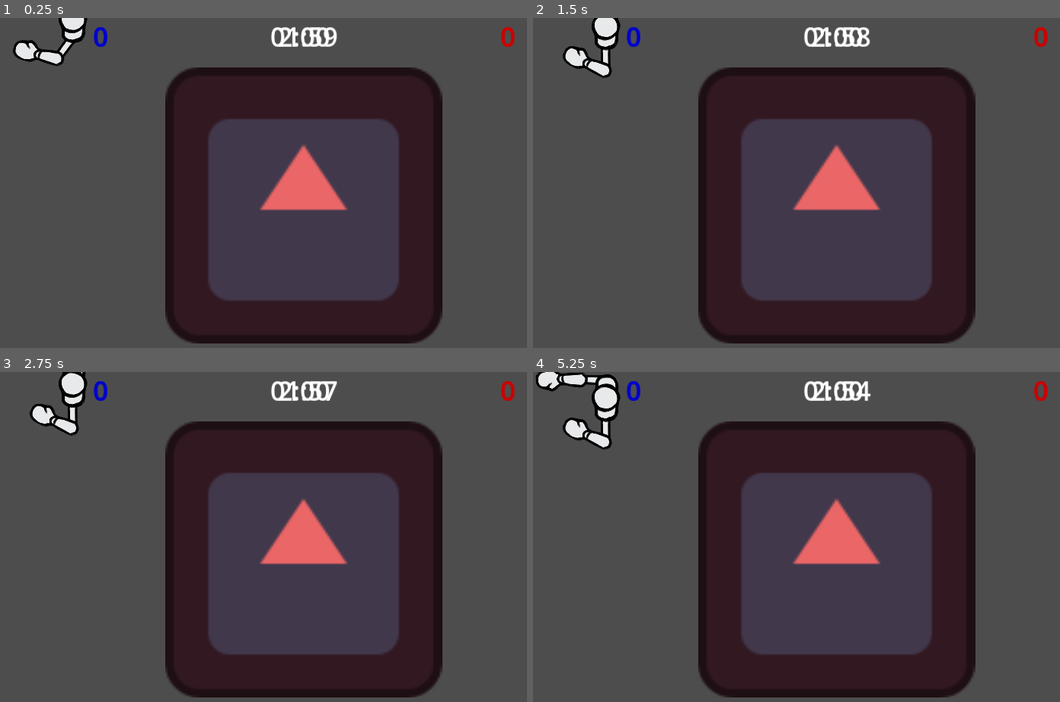
Above: before the commit, frames 1-4 (two rows, left to right).
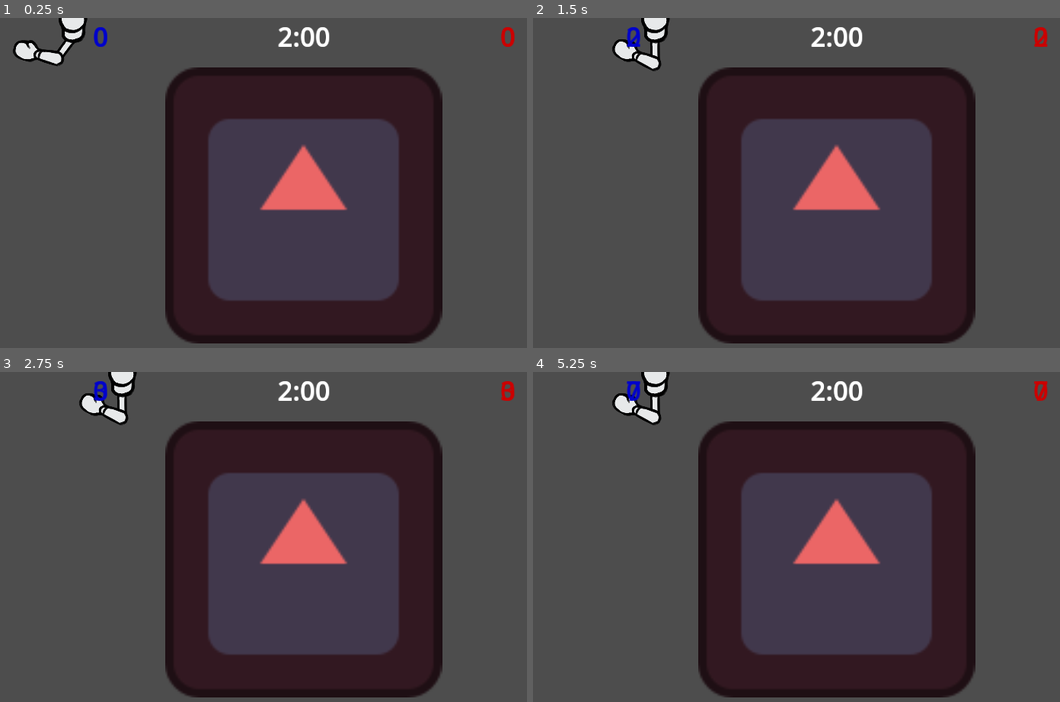
Above: after the commit, the same moments.

Repository: Eefschmeef2310/GDS1-Lab4
Game: Godot game, scene res://scenes/gamemodes/versus.tscn
Same seed, same stepped clock (60 frames per second), same inputs: the game is played once before the commit and once after it. This scene is started directly instead of the project's main scene. The engine's default icon, where the game draws it, is replaced by a stand-in: a white triangle on a blue panel in a dark square.
Inputs:
- Up to frame 1 (0.25 s): no input
- Up to frame 2 (1.5 s): tap Down (p2_down) at 0.6, 1.35 s
- Up to frame 3 (2.75 s): tap Enter at 2 s; tap Down (p2_down) at 2.1 s
- Up to frame 4 (5.25 s): tap Down (p2_down) every 0.75 s from 2.85 to 5.1 s; tap Space at 3.5 s; tap Enter at 5 s

The runs differ from the first frame. In frame 1, 0.3% of the frame differs, in the area x 51-65%, y 2-9%; in frame 2, 2.2%; in frame 3, 2.2%; in frame 4, 2.8%, in the area x 0-98%, y 0-24%.
Error before the commit: Invalid access to property or key 'time_left' on a base object of type 'null instance'. (res://scenes/ui/ui.gd:30)

Commit message:
Fixed knock back (no longer left)

Diff:
--- a/movement_bases/movement_base.gd
+++ b/movement_bases/movement_base.gd
@@ -18,7 +18,11 @@
 
 #region Godot methods
 func _physics_process(_delta):
-	owner.velocity = direction * speed if can_input else Vector2(owner.up_direction.y, 0) * knockback_speed
+	if(can_input):
+		owner.velocity = direction * speed
+	else:
+		var ko_direction = -1 if owner.rotation == 0 else 1
+		owner.velocity = Vector2(ko_direction, 0) * knockback_speed
 	owner.move_and_slide()
 
 func _on_character_hit():
--- a/player/player.gd
+++ b/player/player.gd
@@ -27,8 +27,8 @@
 
 func _process(delta):
 	#Debug for knockback
-	#if(Input.is_action_just_pressed("p2_down")):
-		#hit.emit()
+	if(Input.is_action_just_pressed("p2_down")):
+		hit.emit()
 	pass
 #endregion
 
--- a/scenes/ui/ui.gd
+++ b/scenes/ui/ui.gd
@@ -25,10 +25,10 @@
 	#Runs when all children have entered the tree
 	pass
 
-func _process(delta):
-	# Update timer
-	$MarginContainer/HBoxContainer/Timer.text = get_timer_string_from_seconds(match_timer.time_left)
-
+#func _process(delta):
+	## Update timer
+	#$MarginContainer/HBoxContainer/Timer.text = get_timer_string_from_seconds(match_timer.time_left)
+	#
 #endregion
 
 #region Signal methods
--- a/scenes/ui/ui.tscn
+++ b/scenes/ui/ui.tscn
@@ -32,3 +32,6 @@
 theme_override_colors/font_color = Color(0.8, 0, 0, 1)
 text = "0"
 horizontal_alignment = 1
+
+[node name="MatchTimer" type="Timer" parent="."]
+wait_time = 120.0
